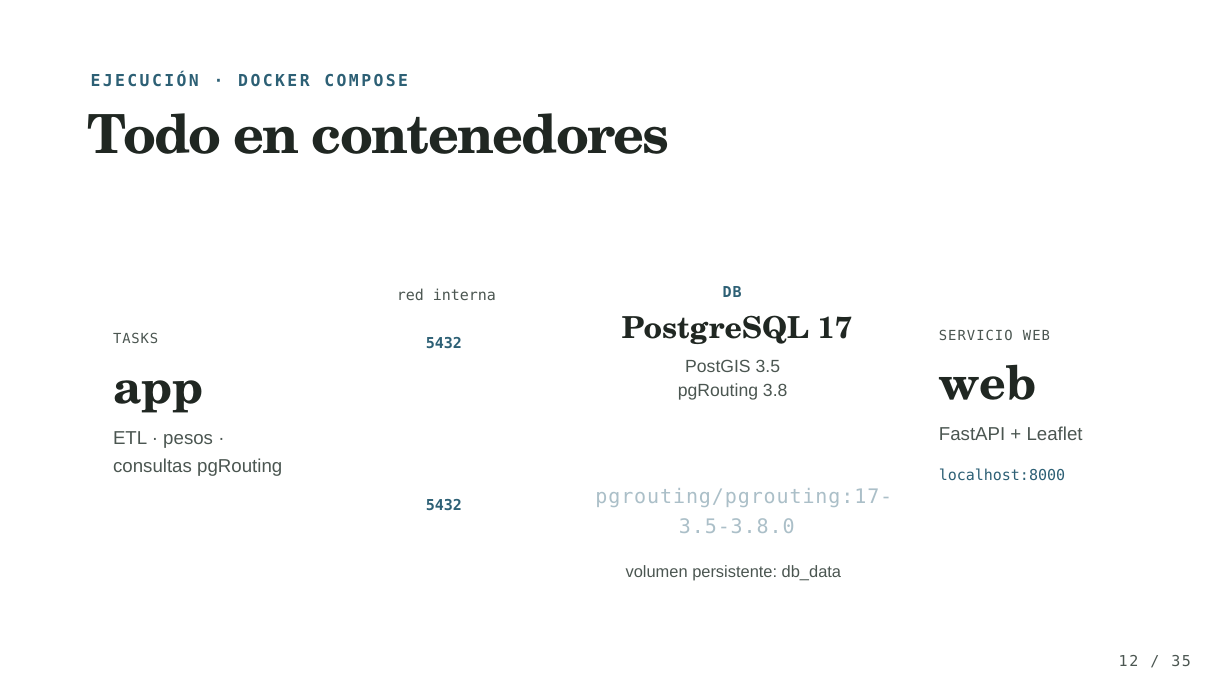
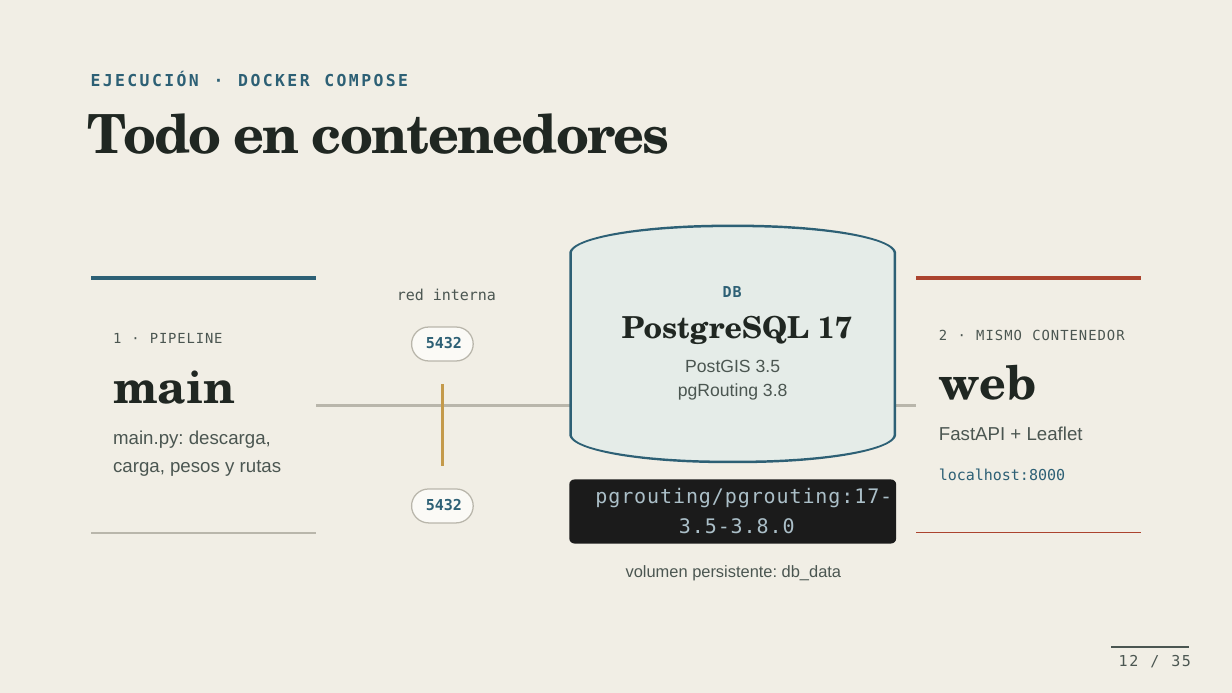
Before and after one commit to Aropoint/AlgoritmosRuteo, a slide deck: slide 12 of 05_T2/Cuando un tramo se bloquea.pptx. Drawn at 1232x693 pixels with LibreOffice and Linux fonts; fonts in the diff are those of the drawing; background and template pictures are left out. Boxes give left, top, right and bottom in pixels: in the first picture for what was removed or moved away, otherwise in the second. Text is boxed around its words. In the diff, an @@ line names an element or a change of style, - is before the commit and + after.

```diff
--- a/05_T2/Cuando un tramo se bloquea.pptx
+++ b/05_T2/Cuando un tramo se bloquea.pptx
@@ background picture (left out) to #F1EEE5 @@
@@ freeform shape added at (569,224,896,463), fill #2D6075 @@
@@ freeform shape added at (570,225,894,462), fill #E5ECE8 @@
@@ freeform shape added at (90,276,315,533), fill #F1EEE5 @@
@@ freeform shape added at (90,276,315,280), fill #2D6075 @@
@@ freeform shape added at (917,276,1142,533), fill #F1EEE5 @@
@@ freeform shape added at (917,276,1142,533), fill #AB432E @@
@@ freeform shape added at (411,326,473,361), fill #FBFAF6, outline #B9B6AB 0.74 pt @@
@@ text removed at (939,329,1050,340) @@
-SERVICIO WEB
@@ text added at (939,329,1124,340), 8 pt, text #4B5651 @@
+2 · MISMO CONTENEDOR
@@ text removed at (113,332,158,343) @@
-TASKS
@@ text added at (113,333,223,343), 8 pt, text #4B5651 @@
+1 · PIPELINE
@@ text removed at (113,380,204,413) @@
-app
@@ text added at (113,370,235,404), 27.2 pt, text #202722, bold @@
+main
@@ freeform shape added at (441,384,444,466), fill #C49A4B @@
@@ freeform shape added at (235,404,991,407), fill #B9B6AB @@
@@ text removed at (113,431,282,476) @@
-ETL · pesos ·
-consultas pgRouting
@@ text added at (113,430,282,476), 11 pt, text #4B5651 @@
+main.py: descarga,
+carga, pesos y rutas
@@ freeform shape added at (569,479,896,543), fill #1B1B1B @@
@@ freeform shape added at (411,489,473,524), fill #FBFAF6, outline #B9B6AB 0.74 pt @@
@@ freeform shape added at (90,532,315,533), fill #B9B6AB @@
@@ freeform shape added at (1111,647,1189,648), fill #4B5651 @@
```
Also in this commit, not shown: 30 other slides changed, 12 other files.
